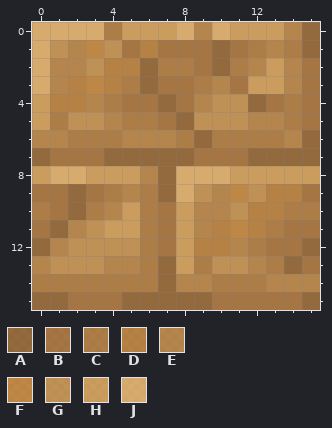
One commit to this pixel-art sprite: textures/tms_citrine_cracked_brick.png. Above is the file before it was changed.
The file is 16x16 pixels.
Palette (. is transparent): A #855119cc  B #9b5f20cc  C #a56926cc  D #b06e21cc  E #af732dcc  F #bb7523cc  G #bb8237cc  H #c99143cc  J #d9a155cc
Pixels before, first column x 0:
 0 JJJJCHHHJEJHHHEA
 1 JGEFGBDBBBABCECA
 2 JEEGDDACCBACEHEB
 3 JEDFDCABBCEBHHEB
 4 HDDECBBABEGGABCB
 5 HCGGECCBAGGGEECB
 6 EECCCEEECACCCCEA
 7 ABBBAAAAABBBAAAA
 8 HJJHHHEAJJJHHHHH
 9 BBABCECAJGEFGDDB
10 CBACEHCBHEEGDDCC
11 BAEGHHCBHEDFDCBB
12 AEGGGGCBHDDECBBA
13 EGGGEECAHCGGECAB
14 CCCCCCCAEECCCEEE
15 AABBBAAAAABBBBBA
Now the later version:
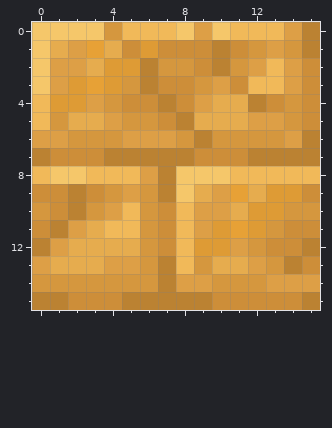
Diff:
colour A: #855119cc -> #b66f0acc
colour B: #9b5f20cc -> #cd7e13cc
colour C: #a56926cc -> #d7891acc
colour D: #b06e21cc -> #e28f0ecc
colour E: #af732dcc -> #e19423cc
colour F: #bb7523cc -> #ed960fcc
colour G: #bb8237cc -> #eca42ecc
colour H: #c99143cc -> #fab43bcc
colour J: #d9a155cc -> #ffc550cc
